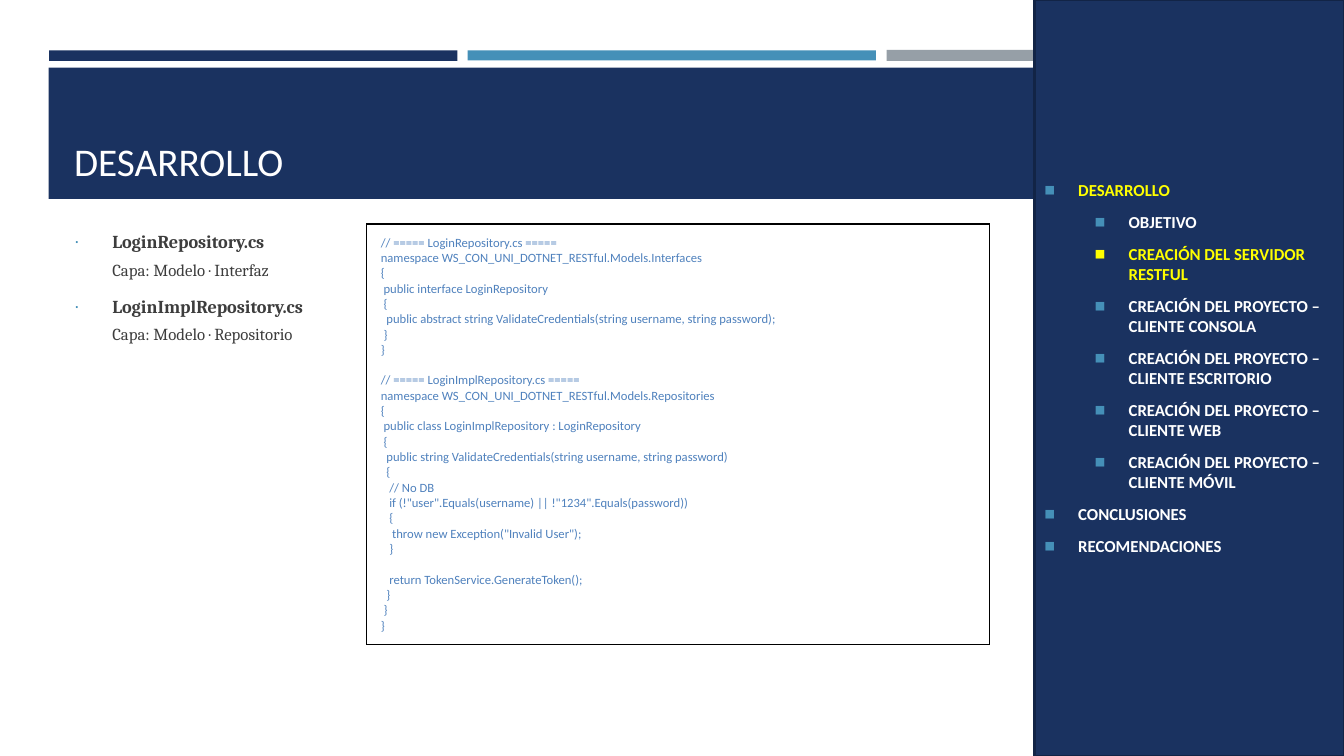
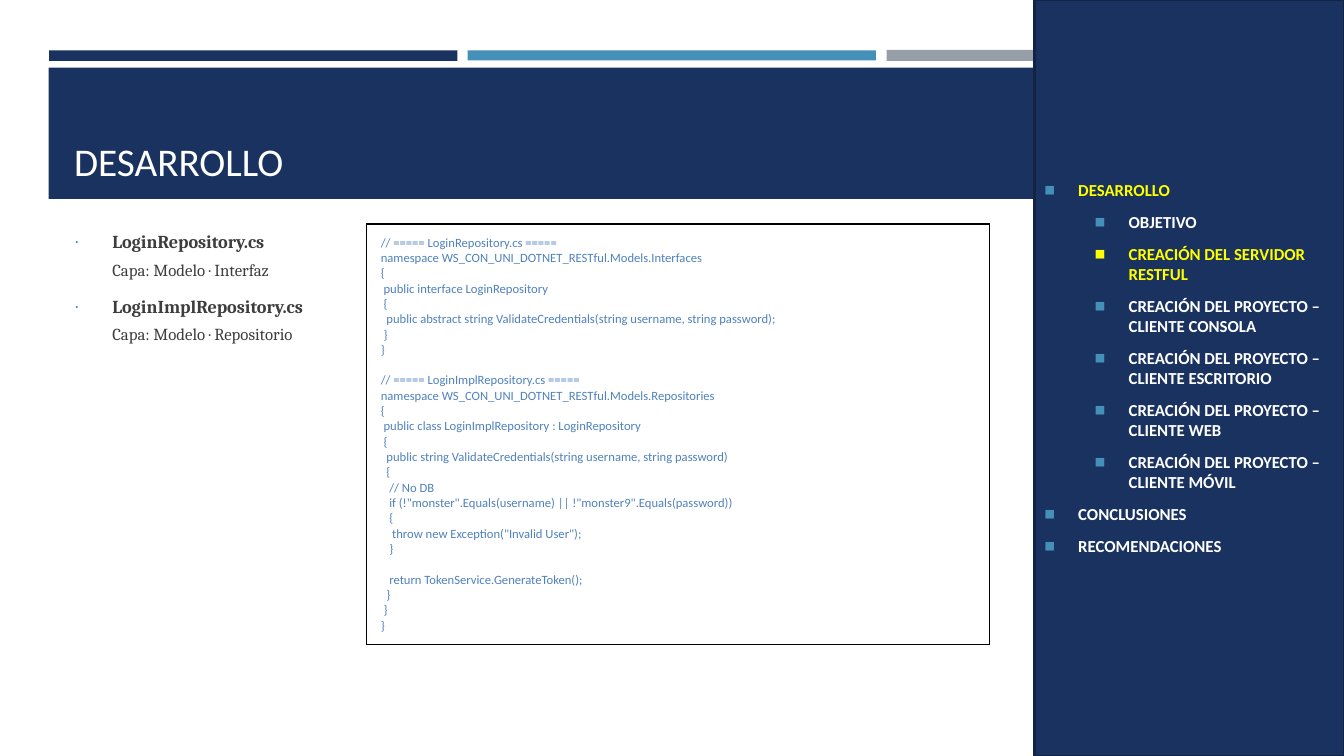
Before and after one commit to IMarcusDev/TI.1.4.-PAO202651_RESTFUL_DOTNET_SINBDD_NRC_36883_GR04, a slide deck: slide 26 of 05. DOCUMENTACION/PRESENTACION TI.1.4. RESTFUL sin BDD en DOTNET GR4.pptx. Drawn at 1344x756 pixels with LibreOffice and Linux fonts; fonts in the diff are those of the drawing. Boxes give left, top, right and bottom in pixels: in the first picture for what was removed or moved away, otherwise in the second. Text is boxed around its words. In the diff, an @@ line names an element or a change of style, - is before the commit and + after.

```diff
--- a/05. DOCUMENTACION/PRESENTACION TI.1.4. RESTFUL sin BDD en DOTNET GR4.pptx
+++ b/05. DOCUMENTACION/PRESENTACION TI.1.4. RESTFUL sin BDD en DOTNET GR4.pptx
@@ table at (x1=367, y1=224, x2=990, y2=590) @@
@@ row 1, column 1: "// ===== LoginRepository.cs ===== / namespace WS_CON_UNI_DOTNET_RESTful.Models.Interfaces / { / public interface LoginRepository / { / public abstract string ValidateCredentials(string username, string password); / } / } / // ===== LoginImplRepository.cs ===== / namespace WS_CON_UNI_DOTNET_RESTful.Models.Repositories / { / public class LoginImplRepository : LoginRepository / { / public string ValidateCredentials(string username, string password) / { / // No DB / if (!"user".Equals(username) || !"1234".Equals(password)) / { / throw new Exception("Invalid User"); / } / return TokenService.GenerateToken(); / } / } / }" to "// ===== LoginRepository.cs ===== / namespace WS_CON_UNI_DOTNET_RESTful.Models.Interfaces / { / public interface LoginRepository / { / public abstract string ValidateCredentials(string username, string password); / } / } / // ===== LoginImplRepository.cs ===== / namespace WS_CON_UNI_DOTNET_RESTful.Models.Repositories / { / public class LoginImplRepository : LoginRepository / { / public string ValidateCredentials(string username, string password) / { / // No DB / if (!"monster".Equals(username) || !"monster9".Equals(password)) / { / throw new Exception("Invalid User"); / } / return TokenService.GenerateToken(); / } / } / }" @@
```
Also in this commit, not shown: 1 other slide changed.
